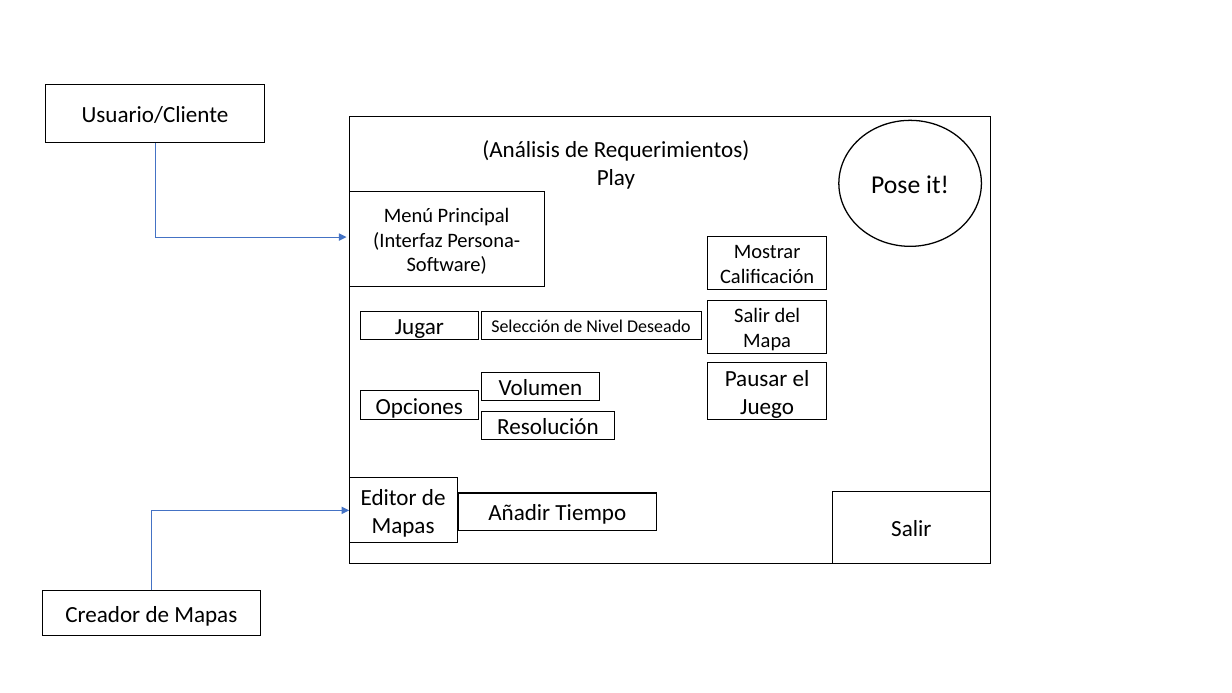
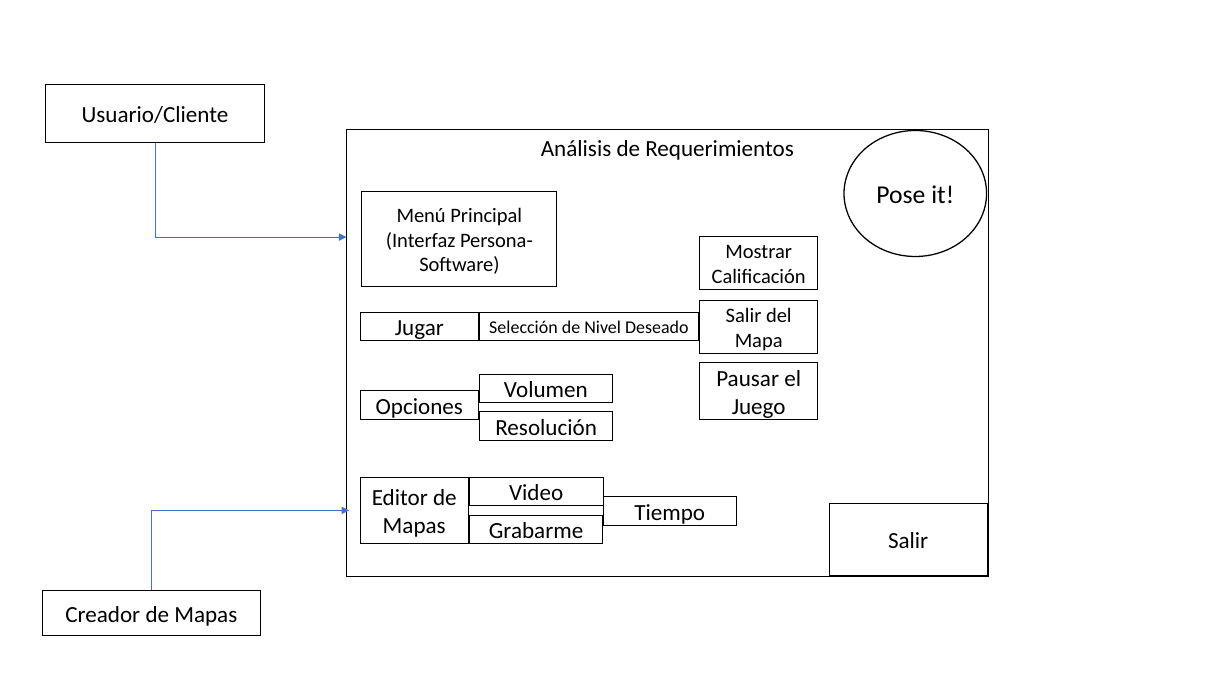
Before and after one commit to humanoastuto/RFBPJDG_PI, a slide deck: slide 1 of Informe/Images/MVP.pptx. Drawn at 1232x693 pixels with LibreOffice and Linux fonts; fonts in the diff are those of the drawing. Boxes give left, top, right and bottom in pixels: in the first picture for what was removed or moved away, otherwise in the second. Text is boxed around its words. In the diff, an @@ line names an element or a change of style, - is before the commit and + after.

```diff
--- a/Informe/Images/MVP.pptx
+++ b/Informe/Images/MVP.pptx
@@ rectangle: place and size @@
-rectangle at (349,116,991,564)
+rectangle at (347,129,988,577)
@@ text at (541,140,794,160): text changed @@
-(Análisis de Requerimientos)
-Play
+Análisis de Requerimientos
@@ ellipse "Pose it!": place and size @@
-ellipse "Pose it!" at (839,120,982,246)
+ellipse "Pose it!" at (844,130,986,256)
@@ rectangle "Menú Principal": place and size @@
-rectangle "Menú Principal" at (349,191,544,287)
+rectangle "Menú Principal" at (362,191,557,287)
@@ rectangle "Volumen": place and size @@
-rectangle "Volumen" at (482,372,600,401)
+rectangle "Volumen" at (480,374,613,403)
@@ 3 rectangles: place and size @@
-3 rectangles at (708,236,826,419)
+3 rectangles at (700,236,818,419)
@@ rectangle "Editor de Mapas": place and size @@
-rectangle "Editor de Mapas" at (349,477,457,543)
+rectangle "Editor de Mapas" at (360,478,469,543)
@@ rectangle added at (470,477,604,506), fill #FFFFFF, outline #000000 0.75 pt, 18 pt, text #000000 @@
+Video
@@ rectangle "Tiempo": place and size @@
-rectangle "Tiempo" at (458,494,656,531)
+rectangle "Tiempo" at (604,497,737,526)
@@ rectangle "Tiempo" at (604,497,737,526): vertical alignment top to middle; outline #000000 1 pt to #000000 0.75 pt @@
@@ text in rectangle at (634,504,705,526): text changed @@
-Añadir Tiempo
+Tiempo
@@ rectangle "Salir": place and size @@
-rectangle "Salir" at (833,491,991,563)
+rectangle "Salir" at (829,504,987,576)
@@ rectangle added at (470,516,604,544), fill #FFFFFF, outline #000000 0.75 pt, 18 pt, text #000000 @@
+Grabarme
```
Also in this commit, not shown: 35 other files.
